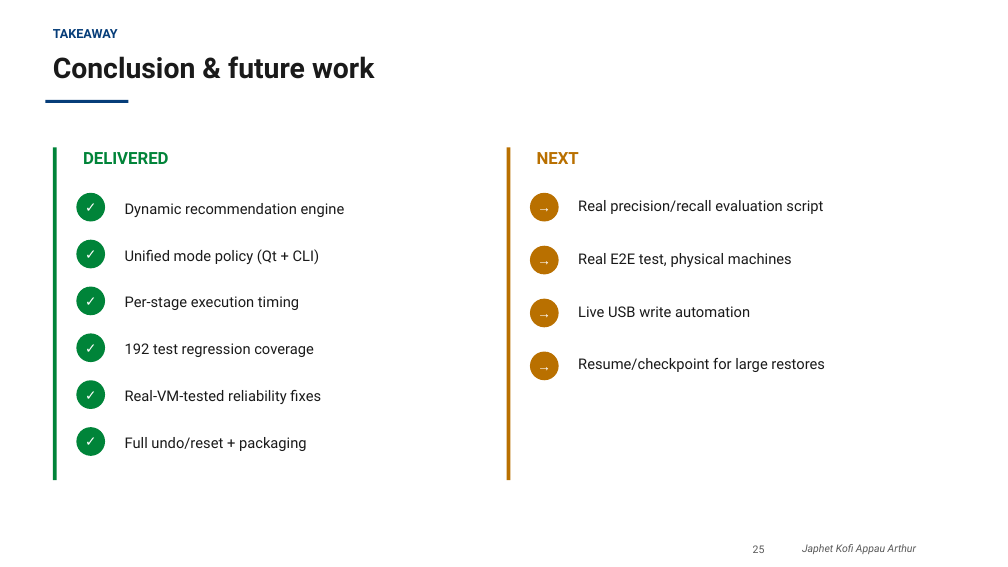
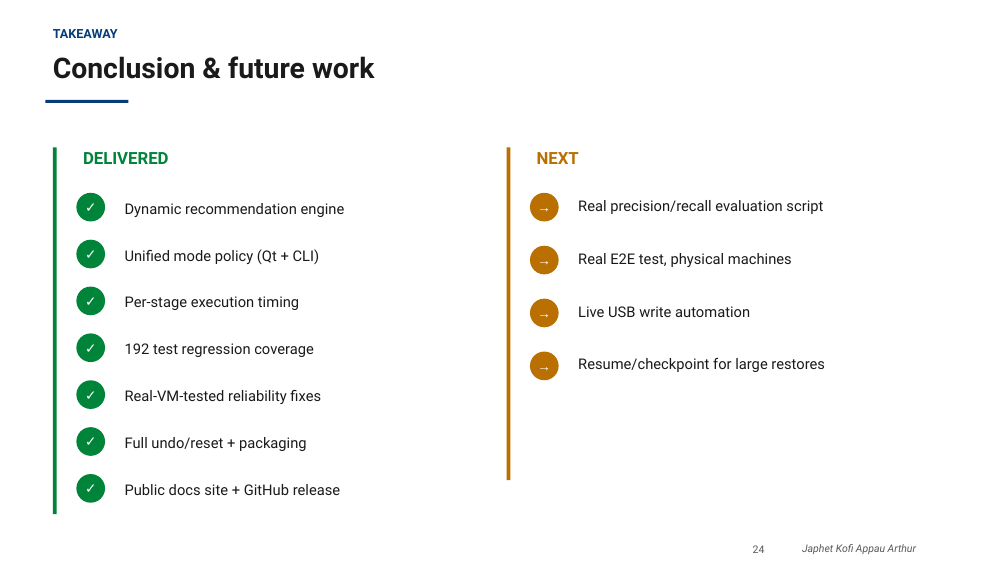
Before and after one commit to PenCoder/full-auto-migration, a slide deck: slide 24 of docs/presentation/Migration_Wizard_Praktikum_Presentation.pptx (slide 25 before the commit). Drawn at 1008x567 pixels with LibreOffice and Linux fonts; fonts in the diff are those of the drawing; background and template pictures are left out. Boxes give left, top, right and bottom in pixels: in the first picture for what was removed or moved away, otherwise in the second. Text is boxed around its words. In the diff, an @@ line names an element or a change of style, - is before the commit and + after.

```diff
--- a/docs/presentation/Migration_Wizard_Praktikum_Presentation.pptx
+++ b/docs/presentation/Migration_Wizard_Praktikum_Presentation.pptx
@@ rectangle: place and size @@
-rectangle at (53, 147, 57, 480)
+rectangle at (53, 147, 57, 514)
@@ ellipse added at (76, 474, 105, 503), fill #008439, 13 pt, text #FFFFFF, bold @@
+✓
@@ text added at (125, 484, 340, 495), 14 pt, text #1A1A1A @@
+Public docs site + GitHub release
@@ page number at (753, 545, 765, 553): text changed @@
-25
+24
```
Also in this commit, not shown: 11 other slides changed, 2 slides added, 2 slides removed, 10 other files.
